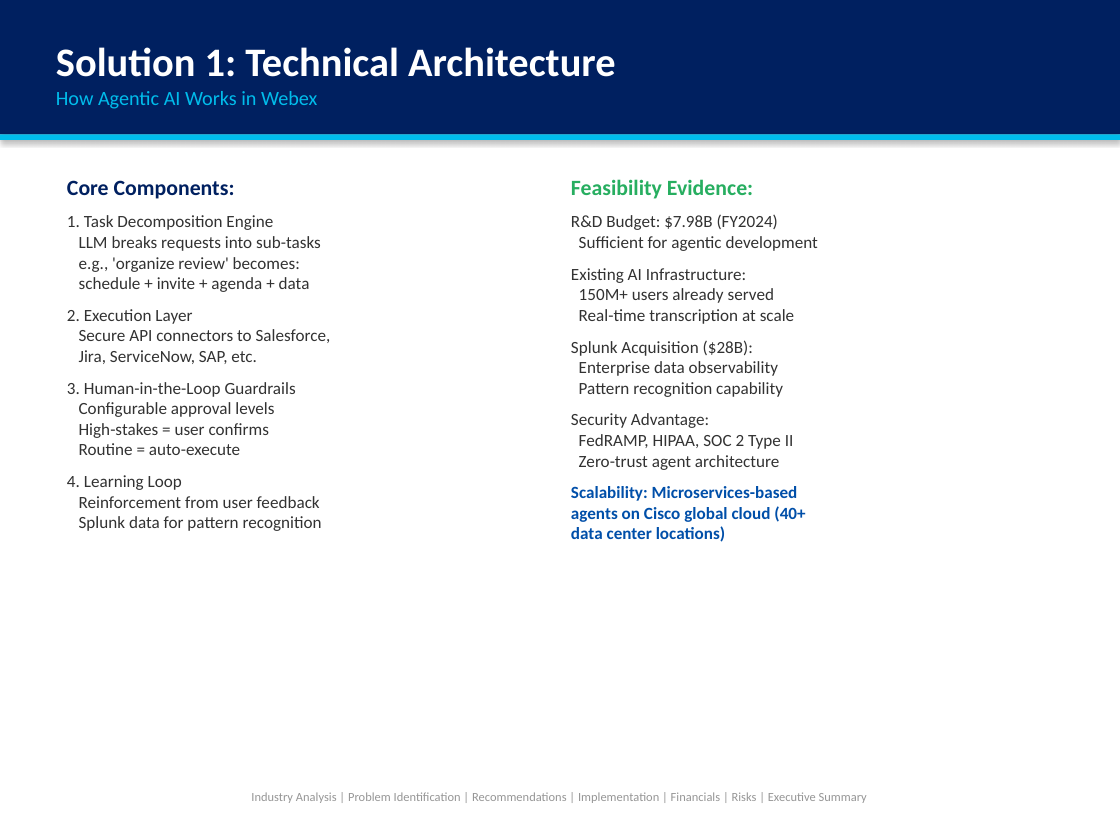
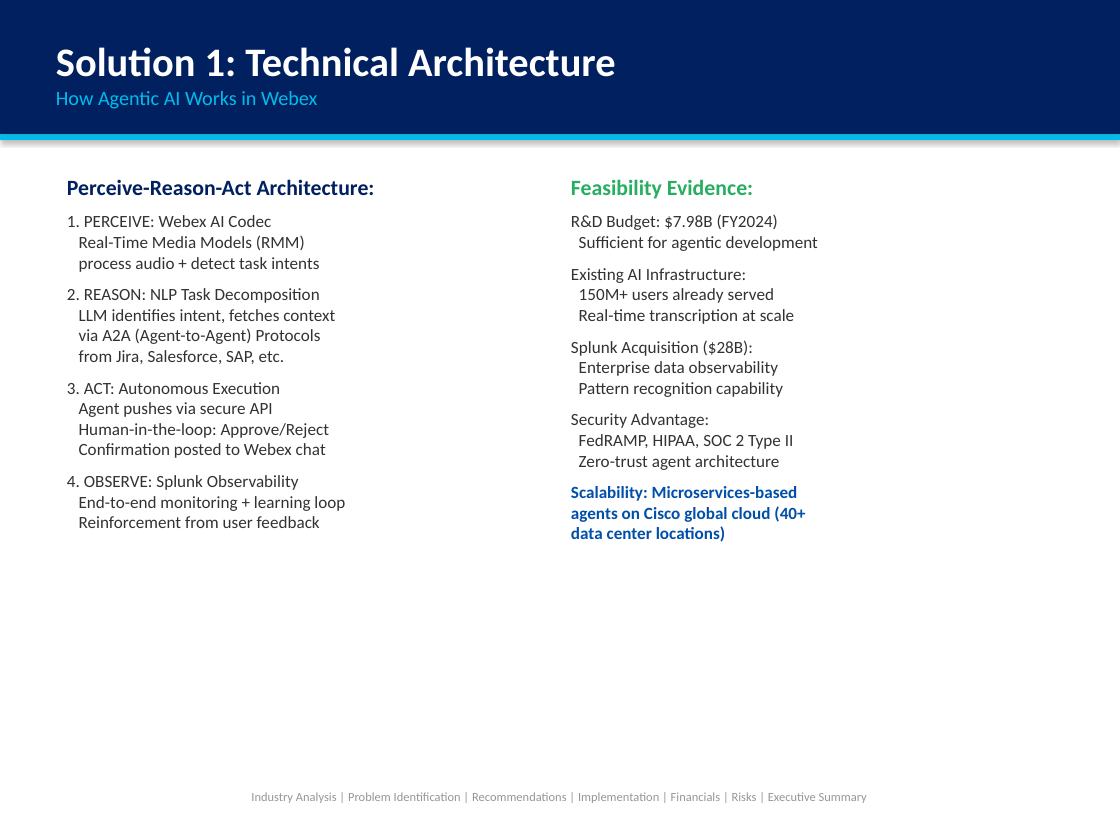
Before and after one commit to thenaivedetective/sp500-stock-performance, a slide deck: slide 14 of cisco_case/Cisco_Webex_AI_Presentation.pptx (slide 13 before the commit). Drawn at 1120x840 pixels with LibreOffice and Linux fonts; fonts in the diff are those of the drawing. Boxes give left, top, right and bottom in pixels: in the first picture for what was removed or moved away, otherwise in the second. Text is boxed around its words. In the diff, an @@ line names an element or a change of style, - is before the commit and + after.

```diff
--- a/cisco_case/Cisco_Webex_AI_Presentation.pptx
+++ b/cisco_case/Cisco_Webex_AI_Presentation.pptx
@@ text at [67,179,375,511]: text changed @@
-Core Components:
-1. Task Decomposition Engine
-LLM breaks requests into sub-tasks
-e.g., 'organize review' becomes:
-schedule + invite + agenda + data
-2. Execution Layer
-Secure API connectors to Salesforce,
-Jira, ServiceNow, SAP, etc.
-3. Human-in-the-Loop Guardrails
-Configurable approval levels
-High-stakes = user confirms
-Routine = auto-execute
-4. Learning Loop
+Perceive-Reason-Act Architecture:
+1. PERCEIVE: Webex AI Codec
+Real-Time Media Models (RMM)
+process audio + detect task intents
+2. REASON: NLP Task Decomposition
+LLM identifies intent, fetches context
+via A2A (Agent-to-Agent) Protocols
+from Jira, Salesforce, SAP, etc.
+3. ACT: Autonomous Execution
+Agent pushes via secure API
+Human-in-the-loop: Approve/Reject
+Confirmation posted to Webex chat
+4. OBSERVE: Splunk Observability
+End-to-end monitoring + learning loop
@@ text at [79,516,322,531]: paragraph removed @@
-Splunk data for pattern recognition
```
Also in this commit, not shown: 2 slides added, 1 slide removed, 11 other files.
